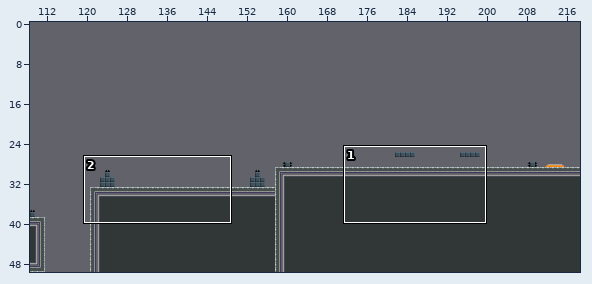
Two versions of a level (Tiled map, android/assets/levels/level9.tmx). Above, an overview of the earlier version with the close-up marked.
Close-up. The starting point:
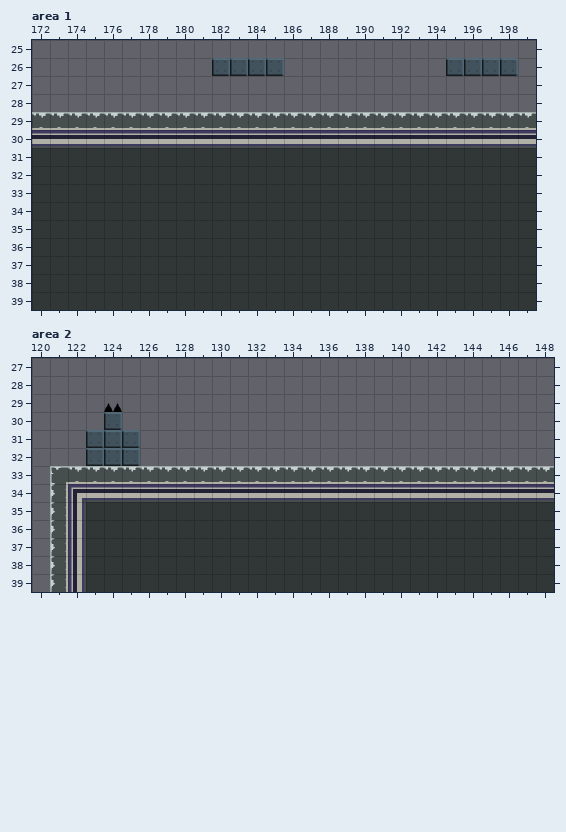
Cells are 32x32 px. Shown: area 1 x 172..199, y 25..39; area 2 x 120..148, y 27..39. The commit also changed other parts of the map, which this record leaves out.
After the commit:
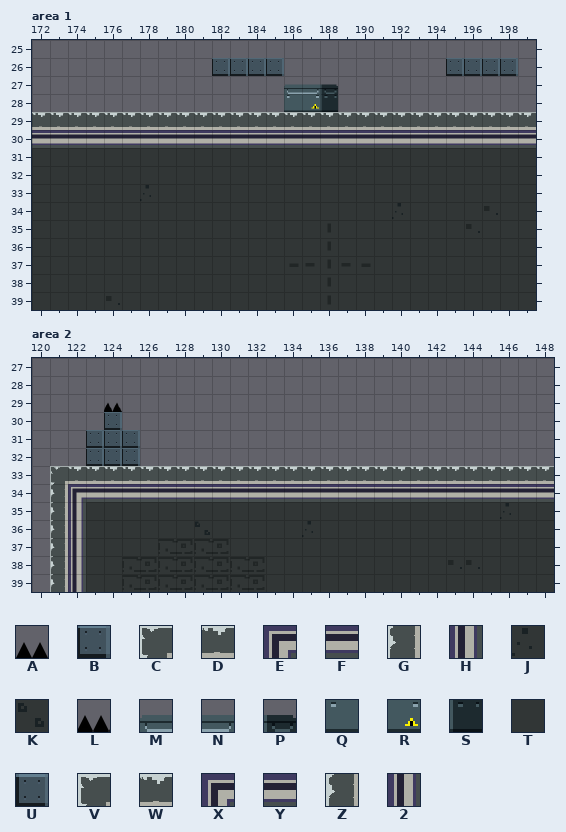
Key: from "tiles_128": A 13; from "tileset": B 37, C 48, D 49, E 53, F 54, G 64, H 69, J 119, K 133, L 145, M 165, N 166, P 167, Q 181, R 182, S 183; from "tileset-new": T 16, U 35 "3", V 45, W 46, X 50, Y 51, Z 60, 2 65.
_ is an empty cell, # one hidden under a higher layer, . an unchanged one.
From old to new:
--- layer "Platform", area 1
@@ x 172..199 @@
-26 ..........UUUU.........UUUU.
-27 ..............___...........
-28 ..............___...........
-29 WWWWWWWWWWWWWWWWWWWWWWWWWWWW
-30 ......YYYYYYYYYYYYYYYYYYYYYY
+26 ..........BBBB.........BBBB.
+27 ..............MNP...........
+28 ..............QRS...........
+29 ______#DDDDDDDDDDDDDDDDDDDDD
+30 ......FFFFFFFFFFFFFFFFFFFFFF
@@ x 178..192 @@
-33 T..............
-34 ..............T
+33 J..............
+34 ..............J
--- layer "Overlay", area 1
@@ x 172..178 @@
-29 _______
-30 YYYYYY.
+29 DDDDDDD
+30 FFFFFF.
--- layer "Platform", area 2
@@ x 121..148 @@
-30 ...U........................
-31 ..UUU.......................
-32 ..UUU.......................
-33 VWWWWWWWWWWWWWWWWWWWWWWWWWWW
-34 ZXYYYYYYYYYYYYYYYYYYYYYYYYYY
-35 Z2.......................T..
-36 Z2......T.....T.............
-37 Z2..........................
-38 Z2..........................
-39 Z2..........................
+30 ...B........................
+31 ..BBB.......................
+32 ..BBB.......................
+33 CDDDDDDDDDDDDDDDDDDDDDDDDDDD
+34 GEFFFFFFFFFFFFFFFFFFFFFFFFFF
+35 GH.......................J..
+36 GH......K.....J.............
+37 GH..........................
+38 GH..........................
+39 GH..........................
--- layer "Spikes", area 2
@@ x 124..124 @@
-29 A
+29 L
